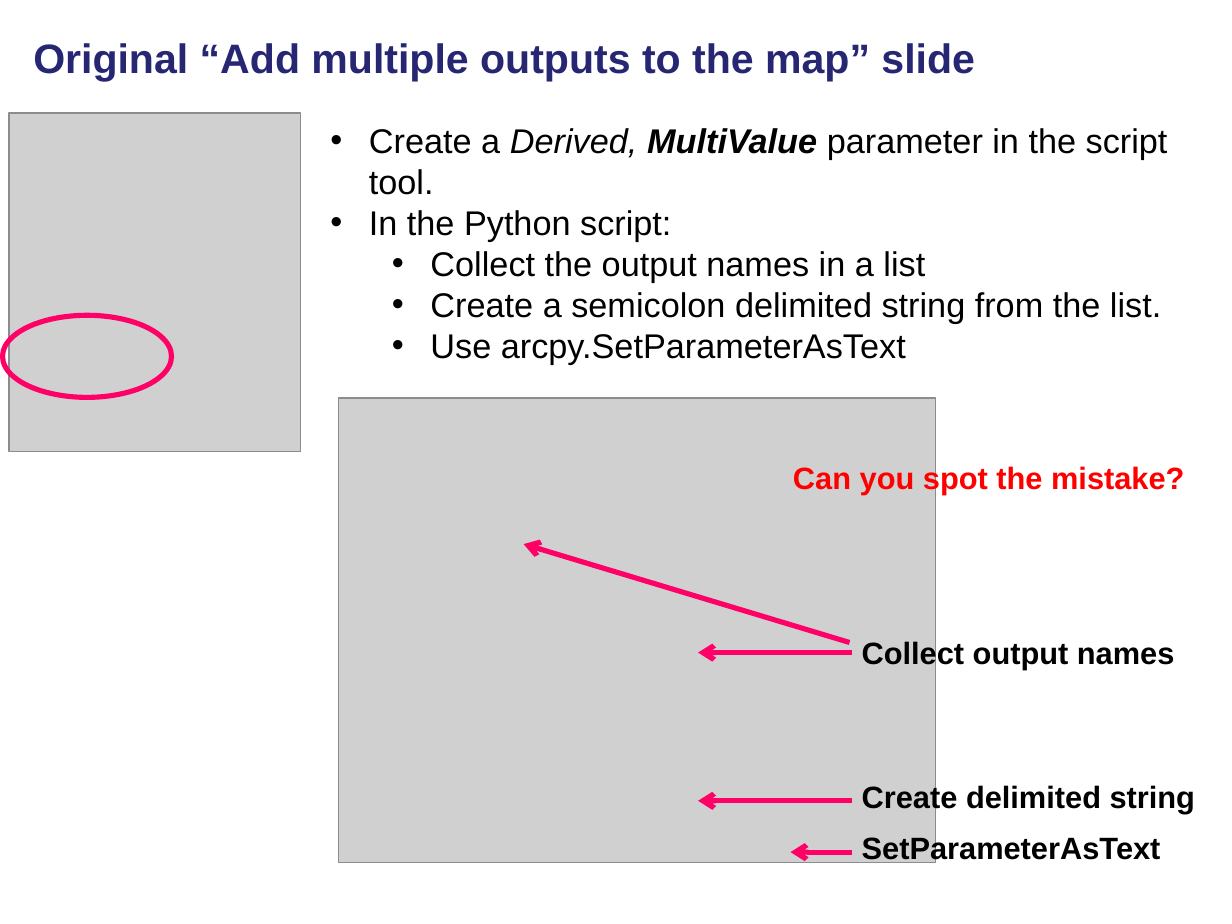
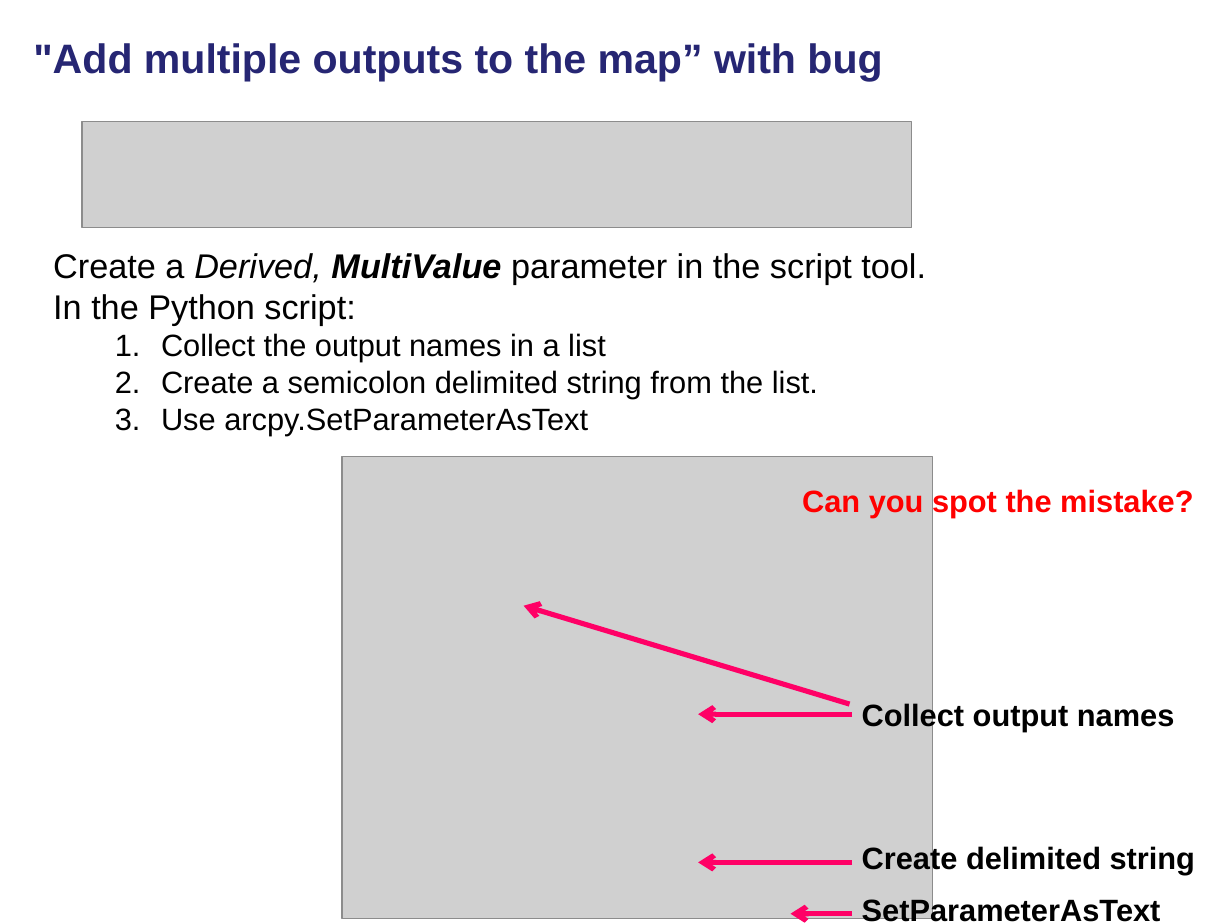
Before and after one commit to lgtateos/gis540, a slide deck: slide 24 of slides/scriptToolParamsPart1.pptx (slide 18 before the commit). Drawn at 1232x924 pixels with LibreOffice and Linux fonts; fonts in the diff are those of the drawing; grey boxes stand for pictures. Boxes give left, top, right and bottom in pixels: in the first picture for what was removed or moved away, otherwise in the second. Text is boxed around its words. In the diff, an @@ line names an element or a change of style, - is before the commit and + after.

```diff
--- a/slides/scriptToolParamsPart1.pptx
+++ b/slides/scriptToolParamsPart1.pptx
@@ title at (33,43,882,81): text changed @@
-Original “Add multiple outputs to the map” slide
+"Add multiple outputs to the map” with bug
@@ picture removed at (9,113,301,452) @@
@@ picture added at (83,121,912,227) @@
@@ text "Create a Derived, MultiValue parameter ...": place and size @@
-text "Create a Derived, MultiValue parameter ..." at (369,128,1168,365)
+text "Create a Derived, MultiValue parameter ..." at (53,253,926,436)
@@ text "Create a Derived, MultiValue parameter ..." at (53,253,926,436): size 20 to 18 pt in "Collect the output names in a list", "Create a semicolon delimited string from the ...", "Use arcpy.SetParameterAsText"; bullet • to none; bullet • to 1. @@
@@ ellipse removed at (2,315,171,398) @@
@@ picture: place and size @@
-picture at (339,398,935,862)
+picture at (342,457,933,919)
@@ text "Can you spot the mistake?": place and size @@
-text "Can you spot the mistake?" at (793,465,1184,495)
+text "Can you spot the mistake?" at (802,487,1193,517)
@@ 4 arrows, 3 texts: place and size @@
-4 arrows, 3 texts at (524,545,1195,863)
+4 arrows, 3 texts at (524,606,1195,922)
```
Also in this commit, not shown: 10 other slides changed, 15 slides added, 3 slides removed.
